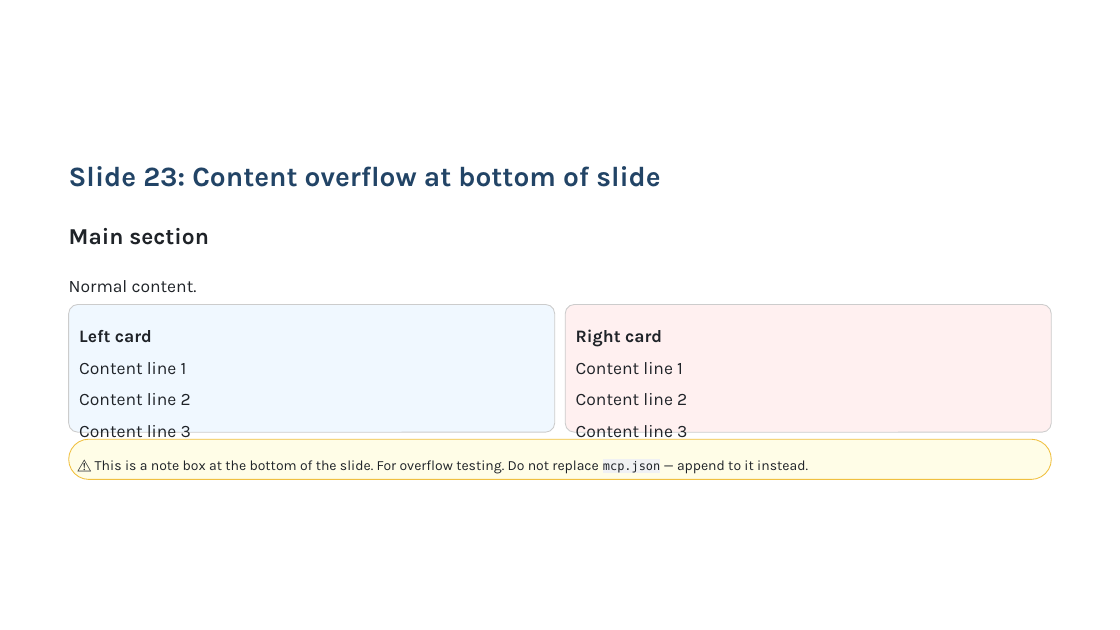
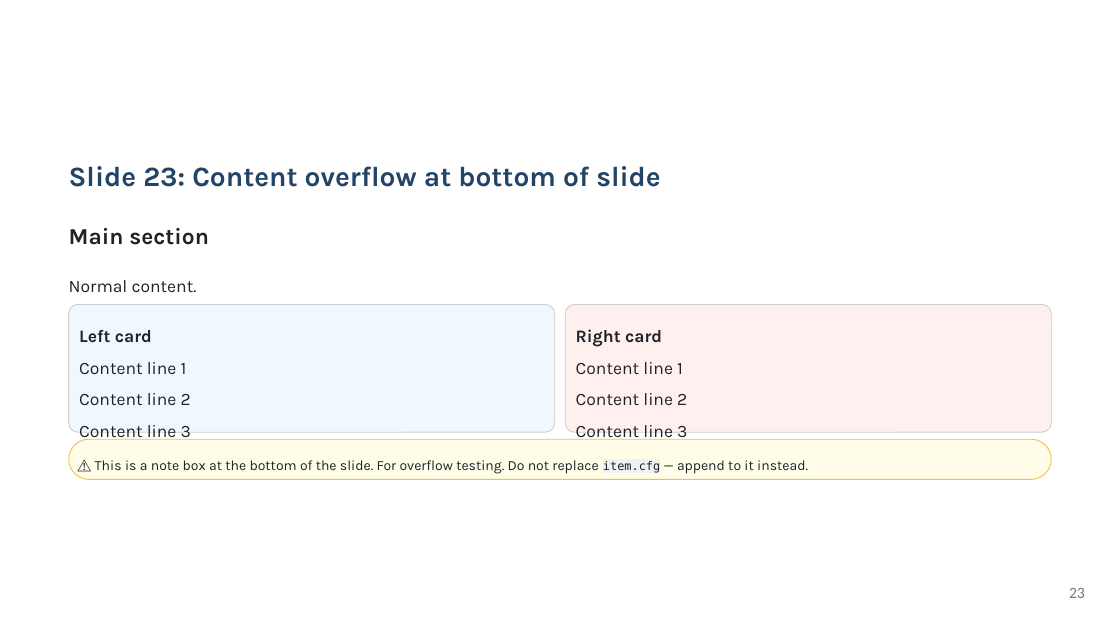
Before and after one commit to KatsuYuzu/marp-to-editable-pptx, a slide deck: slide 23 of output-pptx/test-output.pptx. Drawn at 1120x630 pixels with LibreOffice and Linux fonts; fonts in the diff are those of the drawing. Boxes give left, top, right and bottom in pixels: in the first picture for what was removed or moved away, otherwise in the second. Text is boxed around its words. In the diff, an @@ line names an element or a change of style, - is before the commit and + after.

```diff
--- a/output-pptx/test-output.pptx
+++ b/output-pptx/test-output.pptx
@@ text at (x1=95, y1=460, x2=808, y2=474): text changed @@
-⚠️ This is a note box at the bottom of the slide. For overflow testing. Do not replace mcp.json — append to it instead.
+⚠️ This is a note box at the bottom of the slide. For overflow testing. Do not replace item.cfg — append to it instead.
@@ page number added at (x1=1069, y1=588, x2=1085, y2=598), 13.5 pt, text #777777 @@
+23
```
Also in this commit, not shown: 54 other slides changed, 12 slides added, 8 slides removed, 4 other files.
